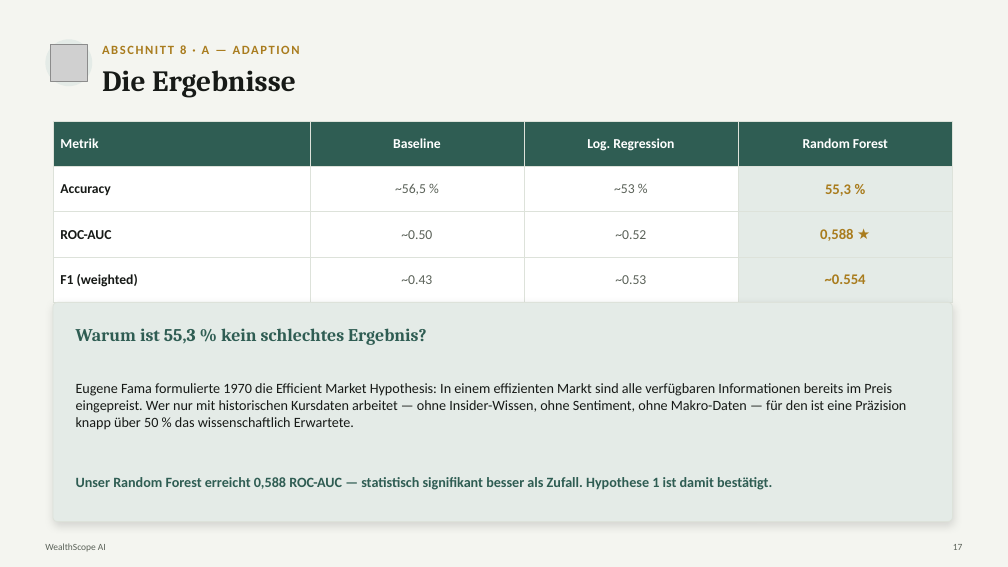
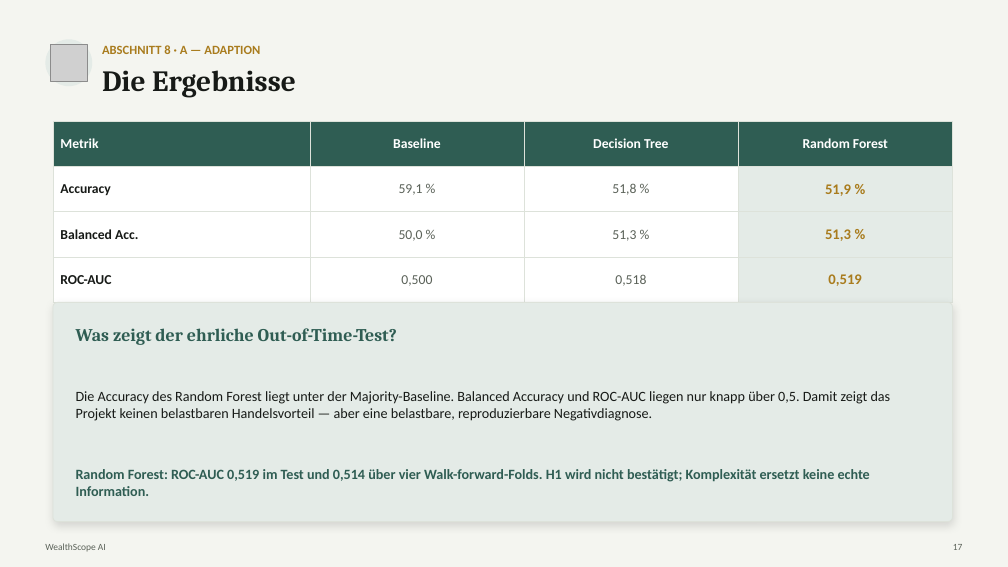
Before and after one commit to fedansoufiane-commits/forexscope-ai, a slide deck: slide 17 of Präsentation/WealthScope_Praesentation.pptx. Drawn at 1008x567 pixels with LibreOffice and Linux fonts; fonts in the diff are those of the drawing; grey boxes stand for pictures. Boxes give left, top, right and bottom in pixels: in the first picture for what was removed or moved away, otherwise in the second. Text is boxed around its words. In the diff, an @@ line names an element or a change of style, - is before the commit and + after.

```diff
--- a/Präsentation/WealthScope_Praesentation.pptx
+++ b/Präsentation/WealthScope_Praesentation.pptx
@@ text "ABSCHNITT 8 · A — ..." at bbox=[102, 45, 260, 54]: letter spacing 1.5 to 0 pt @@
@@ table at bbox=[53, 121, 953, 290] @@
-row 1, column 3: Log. Regression
+row 1, column 3: Decision Tree
-row 2: Accuracy | ~56,5 % | ~53 % | 55,3 %
+row 2: Accuracy | 59,1 % | 51,8 % | 51,9 %
-row 3: ROC-AUC | ~0.50 | ~0.52 | 0,588 ★
+row 3: Balanced Acc. | 50,0 % | 51,3 % | 51,3 %
-row 4: F1 (weighted) | ~0.43 | ~0.53 | ~0.554
+row 4: ROC-AUC | 0,500 | 0,518 | 0,519
@@ text at bbox=[76, 328, 397, 345]: text changed @@
-Warum ist 55,3 % kein schlechtes Ergebnis?
+Was zeigt der ehrliche Out-of-Time-Test?
@@ text at bbox=[76, 391, 891, 421]: text changed @@
-Eugene Fama formulierte 1970 die Efficient Market Hypothesis: In einem effizienten Markt sind alle verfügbaren Informationen bereits im Preis eingepreist. Wer nur mit historischen Kursdaten arbeitet — ohne Insider-Wissen, ohne Sentiment, ohne Makro-Daten — für den ist eine Präzision knapp über 50 % das wissenschaftlich Erwartete.
+Die Accuracy des Random Forest liegt unter der Majority-Baseline. Balanced Accuracy und ROC-AUC liegen nur knapp über 0,5. Damit zeigt das Projekt keinen belastbaren Handelsvorteil — aber eine belastbare, reproduzierbare Negativdiagnose.
@@ text at bbox=[76, 469, 870, 496]: text changed @@
-Unser Random Forest erreicht 0,588 ROC-AUC — statistisch signifikant besser als Zufall. Hypothese 1 ist damit bestätigt.
+Random Forest: ROC-AUC 0,519 im Test und 0,514 über vier Walk-forward-Folds. H1 wird nicht bestätigt; Komplexität ersetzt keine echte Information.
```
Also in this commit, not shown: 29 other slides changed, 28 other files.
